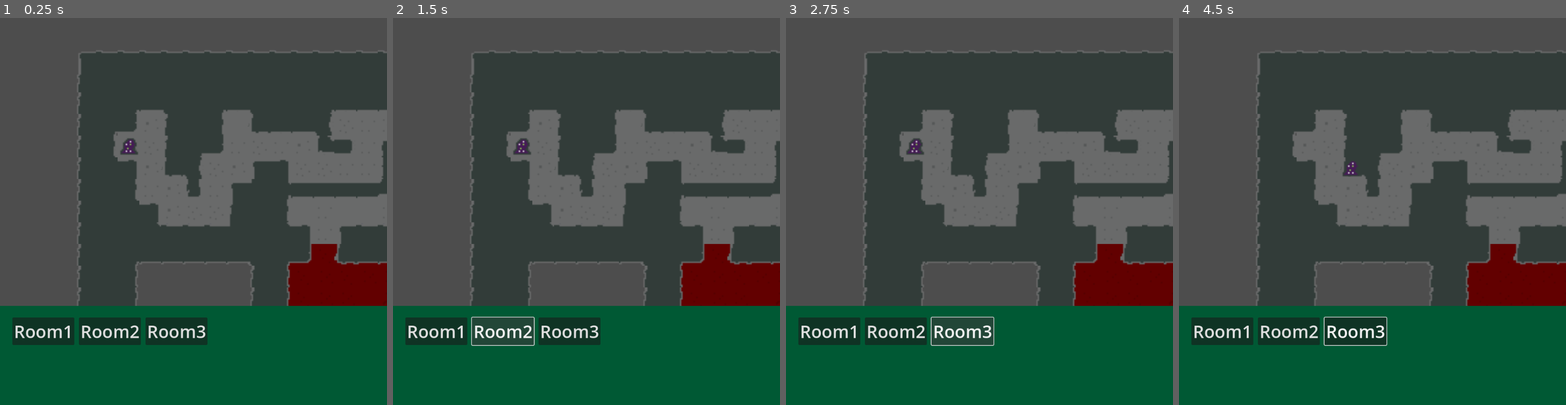
Above: before the commit, frames 1-4 (left to right).
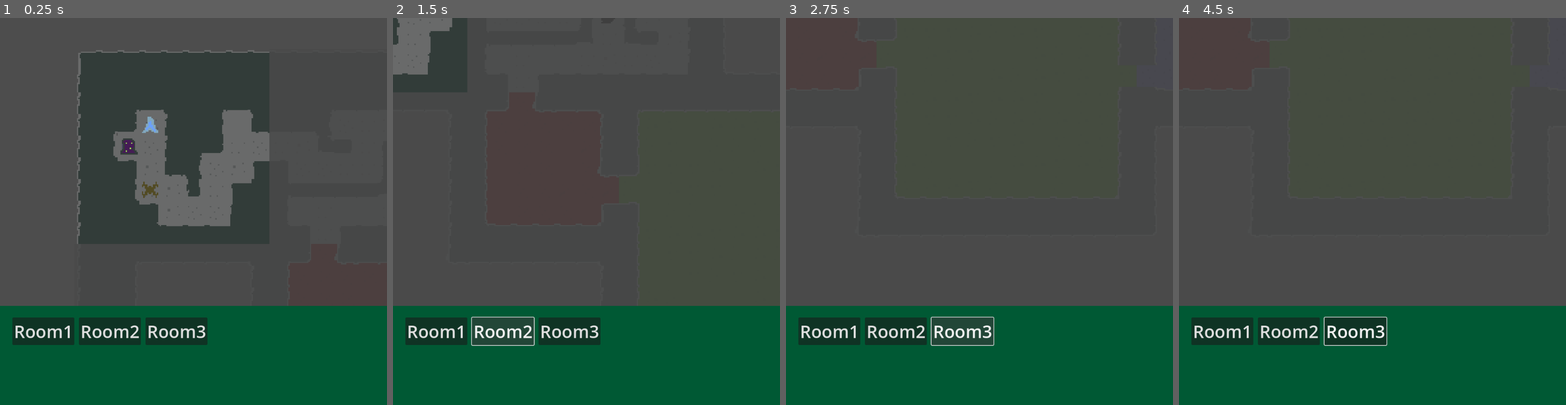
Above: after the commit, the same moments.

Repository: codohundo/parasite
Game: Godot game, scene res://game.tscn
Same seed, same stepped clock (60 frames per second), same inputs: the game is played once before the commit and once after it.
Inputs (mouse positions are in pixels of both pictures, inside the frame that each line leads up to):
- Up to frame 1 (0.25 s): no input
- Up to frame 2 (1.5 s): click "Room1" at 0.5 s; click "Room2" at 1.25 s
- Up to frame 3 (2.75 s): click "Room3" at 2 s
- Up to frame 4 (4.5 s): tap Enter at 2.75, 4.25 s; move the mouse to (1457, 192) at 2.77 s; hold Right (right) 2.78-3.53 s; click (1457, 192) at 2.92 s; tap Space at 3.5 s; move the mouse to (1295, 230) at 3.52 s; hold Down (down) 3.53-4.28 s; click (1295, 230) at 3.67 s; move the mouse to (1411, 126) at 4.27 s; hold Right (right) from 4.28 s (still down); click (1411, 126) at 4.42 s

The runs differ from the first frame. In frame 1, 9.5% of the frame differs, in the area x 20-100%, y 8-75%; in frame 2, 29%, in the area x 0-100%, y 0-75%; in frame 3, 17%; in frame 4, 17%.
Error before the commit: Invalid call. Nonexistent function 'move' in base 'Camera2D'. (res://Game.gd:20)

Commit message:
more messing around, add creep programatically, structure some stuff in support of room design and auto-switching detection

Diff:
--- a/Game.gd
+++ b/Game.gd
@@ -2,23 +2,64 @@
 
 @onready var hud = get_node("/root/hud")
 @onready var camera = $Camera
+@onready var map = $TileMap
+@onready var player = $Player
+
+#todo
+# prevent moving to square that isn't accessable
+# room design & mapping
+# room detection (enter and exit)
+#
+
 
 # Called when the node enters the scene tree for the first time.
 func _ready() -> void:
 	hud.roomChange.connect(handleRoomChange)
-
+	var startingPos  = player.global_position
+	handlePlayerMoved(startingPos)
+	#change room to room 1 to start, then use handle room change to do follow
+	var room1Fow: ColorRect = get_node("Rooms/Room1/FOW")
+	room1Fow.color.a = 0
 
 # Called every frame. 'delta' is the elapsed time since the previous frame.
 func _process(delta: float) -> void:
-	var vp = get_viewport()
-	#print(vp.get_visible_rect().size)
+	var position: Vector2
+	if Input.is_action_just_pressed("left") :
+		position = player.move_cardinal("left")
+		handlePlayerMoved(position)
+	if Input.is_action_just_pressed("right") :
+		position = player.move_cardinal("right")
+		handlePlayerMoved(position)
+	if Input.is_action_just_pressed("up") :
+		position = player.move_cardinal("up")
+		handlePlayerMoved(position)
+	if Input.is_action_just_pressed("down") :
+		position = player.move_cardinal("down")
+		handlePlayerMoved(position)
+
 
 func handleRoomChange(room: String) -> void:
 	print("handle room change: " + room)
 	match room:
 		"room1":
-			camera.move(Vector2i(100,100))
+			camera.position = Vector2i(100,100)
 		"room2":
-			camera.look_at(Vector2i(200,200))
+			camera.position = Vector2i(200,200)
 		"room3":
-			camera.look_at(Vector2i(300,300))
+			camera.position = Vector2i(300,300)
+	#todo on room change
+		#shround current room (cover with 2d solid color grey with a bit of alpha)
+		#move player to start of next room
+		#move camera to start of next room
+			# snap camera to center of room detection area 2d
+				# maybe when player enters room, room collider can send event to camera,
+				# packing in event source node,
+				# camera can handle event, and center on source node
+				# other rooms can hid themselvs
+				# this room can show itself
+				# then that room node can handle custom logig for that room
+		#unshroud next room
+
+
+func handlePlayerMoved(position: Vector2)  -> void :
+	map.handlePlayerMoved(position)
--- a/Player.gd
+++ b/Player.gd
@@ -1,17 +1,39 @@
 extends CharacterBody2D
 
+signal playerMoved
+
+@onready var anim = $AnimatedSprite2D
 
 func _ready() -> void:
+	anim.play("pulse")
+
+# Called every frame. 'delta' is the elapsed time since the previous frame.
+func _process(delta: float) -> void:
 	pass
 
 
-# Called every frame. 'delta' is the elapsed time since the previous frame.
-func _process(delta: float) -> void:
-	if Input.is_action_just_pressed("left") :
-		move_local_x(-16)
-	if Input.is_action_just_pressed("right") :
-		move_local_x(16)
-	if Input.is_action_just_pressed("up") :
-		move_local_y(-16)
-	if Input.is_action_just_pressed("down") :
-		move_local_y(16)
+func move_cardinal(direction: String) -> Vector2:
+	match direction:
+		"up":
+			move_local_y(-16)
+		"down":
+			move_local_y(16)
+		"left":
+			move_local_x(-16)
+		"right":
+			move_local_x(16)
+	return global_position
+	#caller has checked it move is legal
+	#play squish down animation
+	#move
+	#if needed add creep
+	#play squish up animation
+
+
+#need methods to play
+	#attack animation
+	#jump animation
+	#pull animation
+	#push animation
+	#infect animation
+	#eat animation
--- /dev/null
+++ b/TileMap.gd
@@ -0,0 +1,36 @@
+extends TileMap
+
+var object_layer = 2
+var creep_source = 0
+var terrain_set = 0
+var creep_terrain = 1
+
+var creep_tiles = []
+
+# Called when the node enters the scene tree for the first time.
+func _ready() -> void:
+
+
+	pass # Replace with function body.
+
+
+# Called every frame. 'delta' is the elapsed time since the previous frame.
+func _process(delta: float) -> void:
+	var vp = get_viewport()
+	var pos = get_local_mouse_position()
+	var tilePos = local_to_map(pos)
+
+	var parasite = Vector2i(0,1)
+	if Input.is_mouse_button_pressed(MOUSE_BUTTON_LEFT) :
+		print("mb")
+		print(tilePos)
+
+func handlePlayerMoved(position: Vector2) -> void:
+	print("pm")
+	print(position)
+	var tilePos = local_to_map(to_local(position))
+	print("tp")
+	print(tilePos)
+	#set_cell(object_layer, tilePos, creep_source, Vector2i(0,7))
+	creep_tiles.append(tilePos)
+	set_cells_terrain_connect(object_layer, creep_tiles, terrain_set, creep_terrain )
--- a/game.tscn
+++ b/game.tscn
@@ -1,8 +1,10 @@
-[gd_scene load_steps=8 format=3 uid="uid://ce4gfw8nedaw5"]
+[gd_scene load_steps=22 format=3 uid="uid://ce4gfw8nedaw5"]
 
 [ext_resource type="Script" path="res://Game.gd" id="1_7yt4q"]
 [ext_resource type="Texture2D" uid="uid://bq3cxnnbj3ahf" path="res://Assets/TileSet.png" id="2_urr8y"]
 [ext_resource type="Texture2D" uid="uid://bilgl3r6com60" path="res://Assets/Hero.png" id="3_nyea1"]
+[ext_resource type="Texture2D" uid="uid://cbovf0nt38v38" path="res://Assets/Mobs.png" id="4_6faw5"]
+[ext_resource type="Script" path="res://TileMap.gd" id="4_j57s7"]
 [ext_resource type="Script" path="res://Player.gd" id="4_s6hjg"]
 
 [sub_resource type="TileSetAtlasSource" id="TileSetAtlasSource_uieal"]
@@ -1680,6 +1682,17 @@
 0:0/animation_frame_3/duration = 0.2
 0:0/0 = 0
 
+[sub_resource type="TileSetAtlasSource" id="TileSetAtlasSource_ebicd"]
+texture = ExtResource("4_6faw5")
+0:0/animation_frame_0/duration = 1.0
+0:0/animation_frame_1/duration = 1.0
+0:0/animation_frame_2/duration = 1.0
+0:0/animation_frame_3/duration = 1.0
+0:0/0 = 0
+0:1/animation_frame_0/duration = 2.0
+0:1/animation_frame_1/duration = 0.25
+0:1/0 = 0
+
 [sub_resource type="TileSet" id="TileSet_uidmc"]
 terrain_set_0/mode = 0
 terrain_set_0/terrain_0/name = "Walls"
@@ -1694,6 +1707,62 @@
 terrain_set_0/terrain_4/color = Color(0.898039, 1, 0, 1)
 sources/0 = SubResource("TileSetAtlasSource_uieal")
 sources/1 = SubResource("TileSetAtlasSource_a3pl6")
+sources/2 = SubResource("TileSetAtlasSource_ebicd")
+
+[sub_resource type="AtlasTexture" id="AtlasTexture_mo8qt"]
+atlas = ExtResource("3_nyea1")
+region = Rect2(0, 0, 16, 16)
+
+[sub_resource type="AtlasTexture" id="AtlasTexture_7j5g4"]
+atlas = ExtResource("3_nyea1")
+region = Rect2(16, 0, 16, 16)
+
+[sub_resource type="AtlasTexture" id="AtlasTexture_nbxmu"]
+atlas = ExtResource("3_nyea1")
+region = Rect2(32, 0, 16, 16)
+
+[sub_resource type="AtlasTexture" id="AtlasTexture_hhsb3"]
+atlas = ExtResource("3_nyea1")
+region = Rect2(48, 0, 16, 16)
+
+[sub_resource type="SpriteFrames" id="SpriteFrames_65mnp"]
+animations = [{
+"frames": [{
+"duration": 1.0,
+"texture": SubResource("AtlasTexture_mo8qt")
+}, {
+"duration": 1.0,
+"texture": SubResource("AtlasTexture_7j5g4")
+}, {
+"duration": 1.0,
+"texture": SubResource("AtlasTexture_nbxmu")
+}, {
+"duration": 1.0,
+"texture": SubResource("AtlasTexture_hhsb3")
+}],
+"loop": true,
+"name": &"pulse",
+"speed": 5.0
+}]
+
+[sub_resource type="CapsuleShape2D" id="CapsuleShape2D_j16gc"]
+radius = 8.0
+height = 16.0
+
+[sub_resource type="RectangleShape2D" id="RectangleShape2D_a6k7w"]
+size = Vector2(112, 112)
+
+[sub_resource type="RectangleShape2D" id="RectangleShape2D_dq1gc"]
+size = Vector2(176, 112)
+
+[sub_resource type="RectangleShape2D" id="RectangleShape2D_t3cuw"]
+size = Vector2(112, 112)
+
+[sub_resource type="RectangleShape2D" id="RectangleShape2D_owf2h"]
+size = Vector2(192, 192)
+
+[sub_resource type="RectangleShape2D" id="RectangleShape2D_enl2r"]
+size = Vector2(112, 112)
 
 [node name="Game" type="Node"]
 script = ExtResource("1_7yt4q")
@@ -1702,20 +1771,142 @@
 position = Vector2(56, 88)
 zoom = Vector2(3.5, 3.5)
 
-[node name="Layout_grid" type="TileMap" parent="."]
+[node name="TileMap" type="TileMap" parent="."]
+texture_filter = 1
 tile_set = SubResource("TileSet_uidmc")
 format = 2
 layer_0/name = "Ground"
 layer_0/tile_data = PackedInt32Array(0, 0, 0, 65536, 0, 0, 131072, 196608, 0, 196608, 0, 0, 262144, 65536, 0, 327680, 0 …(6622 unchanged characters)…
 layer_1/name = "Walls"
 layer_1/tile_data = PackedInt32Array(65536, 720896, 11, 0, 393216, 10, 1, 589824, 11, 2, 327680, 10, 3, 589824, 10, 4,  …(8363 unchanged characters)…
+layer_2/name = "Objects"
+layer_2/tile_data = PackedInt32Array()
+layer_3/name = "mobs"
+layer_3/tile_data = PackedInt32Array(65537, 2, 0, 262145, 2, 1)
+script = ExtResource("4_j57s7")
 
 [node name="Player" type="CharacterBody2D" parent="."]
+position = Vector2(8, 40)
 script = ExtResource("4_s6hjg")
 
-[node name="Sprite2D" type="Sprite2D" parent="Player"]
+[node name="AnimatedSprite2D" type="AnimatedSprite2D" parent="Player"]
+texture_filter = 1
+sprite_frames = SubResource("SpriteFrames_65mnp")
+animation = &"pulse"
+frame_progress = 0.926288
+
+[node name="CollisionShape2D" type="CollisionShape2D" parent="Player"]
+visible = false
 position = Vector2(8, 40)
-texture = ExtResource("3_nyea1")
-hframes = 4
-
-[node name="CollisionShape2D" type="CollisionShape2D" parent="Player"]
+shape = SubResource("CapsuleShape2D_j16gc")
+
+[node name="Rooms" type="Node" parent="."]
+
+[node name="Room1" type="Area2D" parent="Rooms"]
+
+[node name="CollisionShape2D" type="CollisionShape2D" parent="Rooms/Room1"]
+position = Vector2(56, 56)
+shape = SubResource("RectangleShape2D_a6k7w")
+
+[node name="FOW" type="ColorRect" parent="Rooms/Room1"]
+offset_left = -32.0
+offset_top = -32.0
+offset_right = 112.0
+offset_bottom = 112.0
+size_flags_horizontal = 3
+size_flags_vertical = 3
+color = Color(0.286275, 0.286275, 0.286275, 0.862745)
+
+[node name="Room2" type="Area2D" parent="Rooms"]
+position = Vector2(200, 56)
+
+[node name="CollisionShape2D" type="CollisionShape2D" parent="Rooms/Room2"]
+shape = SubResource("RectangleShape2D_dq1gc")
+
+[node name="FOW" type="ColorRect" parent="Rooms/Room2"]
+offset_left = -88.0
+offset_top = -88.0
+offset_right = 88.0
+offset_bottom = 56.0
+color = Color(0.286275, 0.286275, 0.286275, 0.862745)
+
+[node name="Room3" type="Area2D" parent="Rooms"]
+
+[node name="CollisionShape2D" type="CollisionShape2D" parent="Rooms/Room3"]
+position = Vector2(168, 168)
+shape = SubResource("RectangleShape2D_t3cuw")
+
+[node name="FOW" type="ColorRect" parent="Rooms/Room3"]
+offset_left = 112.0
+offset_top = 112.0
+offset_right = 224.0
+offset_bottom = 224.0
+color = Color(0.286275, 0.286275, 0.286275, 0.862745)
+
+[node name="Room4" type="Area2D" parent="Rooms"]
+position = Vector2(320, 208)
+
+[node name="CollisionShape2D" type="CollisionShape2D" parent="Rooms/Room4"]
+shape = SubResource("RectangleShape2D_owf2h")
+
+[node name="FOW" type="ColorRect" parent="Rooms/Room4"]
+offset_left = -96.0
+offset_top = -96.0
+offset_right = 96.0
+offset_bottom = 96.0
+color = Color(0.286275, 0.286275, 0.286275, 0.862745)
+
+[node name="Room5" type="Area2D" parent="Rooms"]
+position = Vector2(472, 168)
+
+[node name="CollisionShape2D" type="CollisionShape2D" parent="Rooms/Room5"]
+shape = SubResource("RectangleShape2D_enl2r")
+
+[node name="FOW" type="ColorRect" parent="Rooms/Room5"]
+offset_left = -56.0
+offset_top = -56.0
+offset_right = 56.0
+offset_bottom = 56.0
+color = Color(0.286275, 0.286275, 0.286275, 0.862745)
+
+[node name="ColorRect" type="ColorRect" parent="Rooms"]
+offset_left = 288.0
+offset_top = -32.0
+offset_right = 752.0
+offset_bottom = 112.0
+color = Color(0.286275, 0.286275, 0.286275, 0.862745)
+
+[node name="ColorRect2" type="ColorRect" parent="Rooms"]
+offset_left = -32.0
+offset_top = 112.0
+offset_right = 112.0
+offset_bottom = 392.0
+color = Color(0.286275, 0.286275, 0.286275, 0.862745)
+
+[node name="ColorRect3" type="ColorRect" parent="Rooms"]
+offset_left = 112.0
+offset_top = 224.0
+offset_right = 224.0
+offset_bottom = 392.0
+color = Color(0.286275, 0.286275, 0.286275, 0.862745)
+
+[node name="ColorRect4" type="ColorRect" parent="Rooms"]
+offset_left = 224.0
+offset_top = 304.0
+offset_right = 416.0
+offset_bottom = 392.0
+color = Color(0.286275, 0.286275, 0.286275, 0.862745)
+
+[node name="ColorRect5" type="ColorRect" parent="Rooms"]
+offset_left = 416.0
+offset_top = 224.0
+offset_right = 528.0
+offset_bottom = 392.0
+color = Color(0.286275, 0.286275, 0.286275, 0.862745)
+
+[node name="ColorRect" type="ColorRect" parent="."]
+offset_left = 528.0
+offset_top = 112.0
+offset_right = 752.0
+offset_bottom = 392.0
+color = Color(0.286275, 0.286275, 0.286275, 0.862745)
Binary file added: Assets/Mobs.png
Not shown, added: Assets/Mobs.png.import
